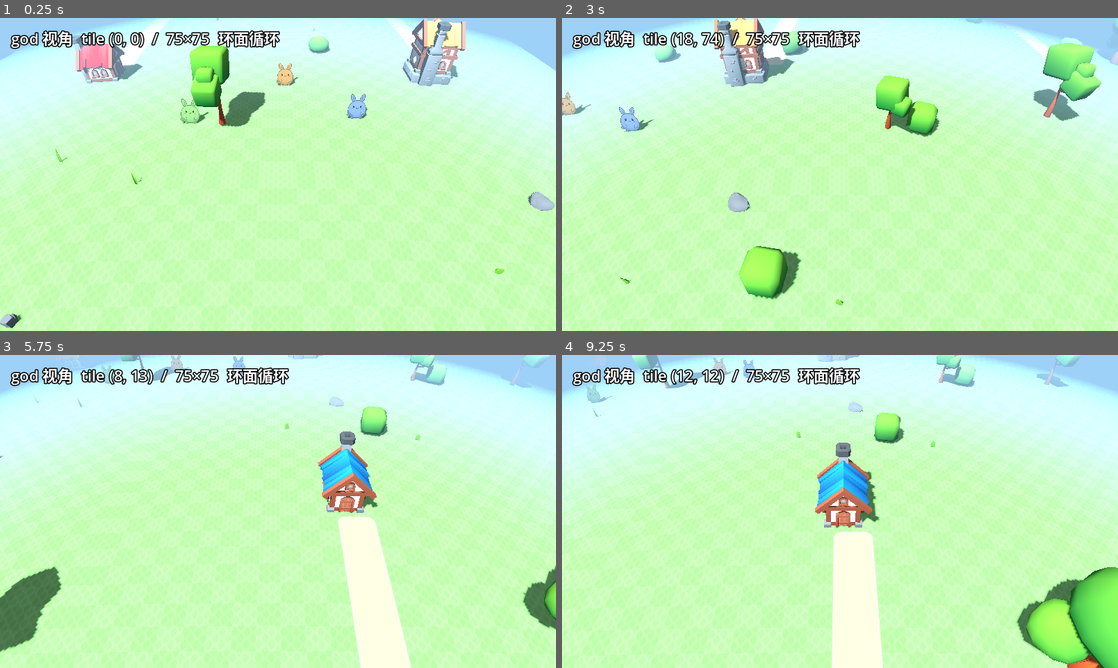
Above: before the commit, frames 1-4 (two rows, left to right).
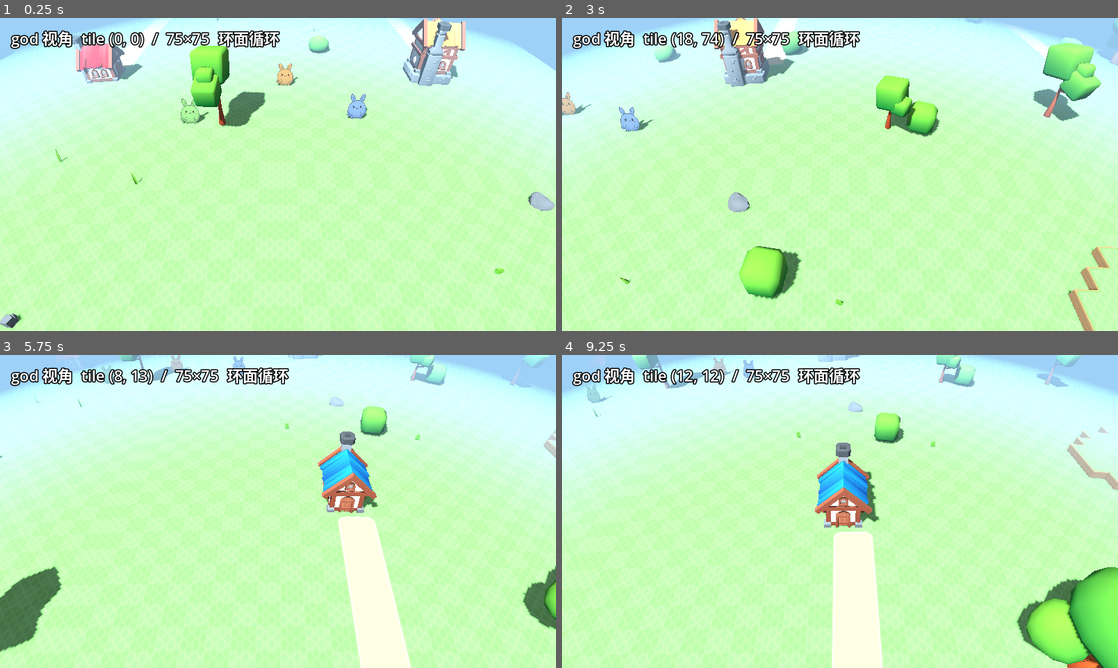
Above: after the commit, the same moments.

Repository: hoveychen/maliang
Game: Godot game, scene res://main.tscn
Same seed, same stepped clock (60 frames per second), same inputs: the game is played once before the commit and once after it.
Inputs (mouse positions are in pixels of both pictures, inside the frame that each line leads up to):
- Up to frame 1 (0.25 s): no input
- Up to frame 2 (3 s): tap Enter (ui_accept) at 0.5, 0.77, 2 s; move the mouse to (962, 158) at 0.52 s; hold Right (ui_right) 0.53-1.25 s; click (962, 158) at 0.67 s; drag from (728, 190) to (812, 237) at 1.27 s; move the mouse to (895, 105) at 2.02 s; hold Right (ui_right) 2.03-2.75 s; drag from (812, 237) to (673, 127) at 2.77 s
- Up to frame 3 (5.75 s): tap Enter (ui_accept) at 3.5, 3.77, 5 s; move the mouse to (444, 558) at 3.52 s; hold Left (ui_left) 3.53-4.25 s; drag from (111, 464) to (194, 433) at 4.27 s; move the mouse to (305, 511) at 5.02 s; hold Down (ui_down) from 5.03 s (still down); click (305, 511) at 5.17 s
- Up to frame 4 (9.25 s): release Down (ui_down) at 5.75 s; drag from (756, 433) to (728, 527) at 5.77 s; tap Enter (ui_accept) at 6.5, 6.77, 8 s; move the mouse to (962, 495) at 6.52 s; hold Up (ui_up) 6.53-7.25 s; drag from (728, 527) to (812, 574) at 7.27 s; move the mouse to (895, 442) at 8.02 s; hold Down (ui_down) 8.03-8.75 s; drag from (812, 574) to (673, 464) at 8.77 s

The runs differ from the first frame. In frame 2, 0.6% of the frame differs, in the area x 90-100%, y 73-100%; in frame 3, less than 0.1%; in frame 4, 0.4%.

Commit message:
feat(render): L3 高度台阶——tile 高度抬升地面、逐级崖壁 quad、悬崖边草皮 autotile
- TerrainMap.STEP_HEIGHT=1.0m；北部高地两级台地先行示范
- 草 tile 以「邻居高度≥我」掩码复用 corner autotile 选悬崖边 cell（深色草缘+土唇，小圆角）
- atlas 新增 4 行崖缘 + 1 行崖壁（横向地层带）
- 摆放吸附同步取 tile 高度，高地上的树不再沉地；角色/寻路仍走平地（按计划）

Diff:
--- a/scripts/chunk_manager.gd
+++ b/scripts/chunk_manager.gd
@@ -158,18 +158,31 @@
 		for i in range(CHUNK_TILES):
 			var t := base_tile + Vector2i(i, j)
 			var ttype := TerrainMap.tile_type(t)
+			var h := TerrainMap.tile_height(t)
+			var y := float(h) * TerrainMap.STEP_HEIGHT
 			var parity := posmod(t.x + t.y, 2)
-			var corners := PackedInt32Array([0, 0, 0, 0])  # 草地不看变体
+			# 角变体与取图类型：路/水走同类过渡；草地在有更低邻居时换悬崖边草皮
+			var uv_type := ttype
+			var corners := PackedInt32Array([0, 0, 0, 0])  # 平草地不看变体
 			if ttype != TerrainMap.T_GRASS:
 				var same := func(q: Vector2i) -> bool: return TerrainMap.tile_type(q) == ttype
 				corners = Autotile.corners_from_mask(Autotile.mask_of(t, same))
+			elif h > 0:
+				var not_lower := func(q: Vector2i) -> bool: return TerrainMap.tile_height(q) >= h
+				var mask := Autotile.mask_of(t, not_lower)
+				if mask != 255:
+					uv_type = TerrainAtlas.CLIFF_RIM
+					corners = Autotile.corners_from_mask(mask)
 			var x0 := -half + float(i) * WorldGrid.TILE_SIZE
 			var z0 := -half + float(j) * WorldGrid.TILE_SIZE
 			for c in range(4):
 				var cx := x0 + (half_tile if (c == Autotile.C_NE or c == Autotile.C_SE) else 0.0)
 				var cz := z0 + (half_tile if (c == Autotile.C_SW or c == Autotile.C_SE) else 0.0)
-				var r := TerrainAtlas.uv_rect(ttype, c, corners[c], parity)
-				_emit_quad(verts, norms, uvs, idx, cx, cz, half_tile, r)
+				var r := TerrainAtlas.uv_rect(uv_type, c, corners[c], parity)
+				_emit_quad(verts, norms, uvs, idx, cx, cz, y, half_tile, r)
+			# L3 侧壁：邻居更低的边，从邻居高度到本 tile 高度逐级发墙 quad
+			if h > 0:
+				_emit_walls(verts, norms, uvs, idx, t, h, x0, z0)
 	var arrays := []
 	arrays.resize(Mesh.ARRAY_MAX)
 	arrays[Mesh.ARRAY_VERTEX] = verts
@@ -182,12 +195,12 @@
 	return mesh
 
 ## 水平角 quad：NW/NE/SE/SW 顶点序，从上往下看顺时针（Godot 正面绕序）。
-func _emit_quad(verts: PackedVector3Array, norms: PackedVector3Array, uvs: PackedVector2Array, idx: PackedInt32Array, cx: float, cz: float, size: float, r: Rect2) -> void:
+func _emit_quad(verts: PackedVector3Array, norms: PackedVector3Array, uvs: PackedVector2Array, idx: PackedInt32Array, cx: float, cz: float, y: float, size: float, r: Rect2) -> void:
 	var b := verts.size()
-	verts.append(Vector3(cx, 0.0, cz))
-	verts.append(Vector3(cx + size, 0.0, cz))
-	verts.append(Vector3(cx + size, 0.0, cz + size))
-	verts.append(Vector3(cx, 0.0, cz + size))
+	verts.append(Vector3(cx, y, cz))
+	verts.append(Vector3(cx + size, y, cz))
+	verts.append(Vector3(cx + size, y, cz + size))
+	verts.append(Vector3(cx, y, cz + size))
 	for k in range(4):
 		norms.append(Vector3.UP)
 	uvs.append(r.position)
@@ -195,6 +208,40 @@
 	uvs.append(r.end)
 	uvs.append(Vector2(r.position.x, r.end.y))
 	idx.append_array(PackedInt32Array([b, b + 1, b + 2, b, b + 2, b + 3]))
+
+## tile 四边中「邻居更低」的边发竖直崖壁，一级台阶一个 quad（贴一格崖壁 cell）。
+## tile 局部范围 [x0, x0+2]×[z0, z0+2]，本 tile 高 h 级。
+func _emit_walls(verts: PackedVector3Array, norms: PackedVector3Array, uvs: PackedVector2Array, idx: PackedInt32Array, t: Vector2i, h: int, x0: float, z0: float) -> void:
+	var ts := WorldGrid.TILE_SIZE
+	var x1 := x0 + ts
+	var z1 := z0 + ts
+	# 每边：邻居偏移 / 墙面法线 / 从法线侧看去顺时针的上边两端点（a→b）
+	var sides := [
+		{ "n": Vector2i(0, 1), "normal": Vector3.BACK, "a": Vector3(x0, 0, z1), "b": Vector3(x1, 0, z1) },      # 南墙 +Z
+		{ "n": Vector2i(0, -1), "normal": Vector3.FORWARD, "a": Vector3(x1, 0, z0), "b": Vector3(x0, 0, z0) },  # 北墙 -Z
+		{ "n": Vector2i(1, 0), "normal": Vector3.RIGHT, "a": Vector3(x1, 0, z1), "b": Vector3(x1, 0, z0) },     # 东墙 +X
+		{ "n": Vector2i(-1, 0), "normal": Vector3.LEFT, "a": Vector3(x0, 0, z0), "b": Vector3(x0, 0, z1) },     # 西墙 -X
+	]
+	var wr := TerrainAtlas.wall_rect()
+	for s in sides:
+		var nh := TerrainMap.tile_height(t + s["n"])
+		for lvl in range(nh, h):
+			var y_top := float(lvl + 1) * TerrainMap.STEP_HEIGHT
+			var y_bot := float(lvl) * TerrainMap.STEP_HEIGHT
+			var a: Vector3 = s["a"]
+			var b_: Vector3 = s["b"]
+			var base := verts.size()
+			verts.append(Vector3(a.x, y_top, a.z))
+			verts.append(Vector3(b_.x, y_top, b_.z))
+			verts.append(Vector3(b_.x, y_bot, b_.z))
+			verts.append(Vector3(a.x, y_bot, a.z))
+			for k in range(4):
+				norms.append(s["normal"])
+			uvs.append(wr.position)
+			uvs.append(Vector2(wr.end.x, wr.position.y))
+			uvs.append(wr.end)
+			uvs.append(Vector2(wr.position.x, wr.end.y))
+			idx.append_array(PackedInt32Array([base, base + 1, base + 2, base, base + 2, base + 3]))
 
 ## 实例化 KayKit 场景：包裹 bend 材质 + 大裁剪边距（弯曲位移会超出原始 AABB）。
 func _spawn(parent: Node3D, scene: PackedScene, pos: Vector3, scale_f: float, yaw_deg: float) -> Node3D:
@@ -214,7 +261,7 @@
 	for k in range(count):
 		var hk := hash(Vector3i(wrapped.x + 97, wrapped.y, seed_h + k))
 		var ti := Vector2i(posmod(hk, CHUNK_TILES), posmod(hk / 1000, CHUNK_TILES))
-		var pos := _tile_local(ti)
+		var pos := _tile_local(ti, wrapped)
 		if Vector2(pos.x, pos.z).length() < CHUNK_WORLD * 0.14:
 			continue
 		if not _footprint_free(used, wrapped, ti, 0, false):
@@ -239,7 +286,7 @@
 			for dz in range(-reserve, reserve + 1):
 				for dx in range(-reserve, reserve + 1):
 					used[ti + Vector2i(dx, dz)] = true
-			_spawn(parent, scene, _tile_local(ti), scale_f, yaw_deg)
+			_spawn(parent, scene, _tile_local(ti, wrapped), scale_f, yaw_deg)
 			return
 
 ## 半径 r 的方形环上的 tile（r=0 只有中心），确定性顺序。
@@ -268,12 +315,13 @@
 				return false
 	return true
 
-## 区块内 tile 索引 → 区块局部坐标（tile 中心）。
-func _tile_local(ti: Vector2i) -> Vector3:
+## 区块内 tile 索引 → 区块局部坐标（tile 中心，y 抬到 tile 台阶高度）。
+func _tile_local(ti: Vector2i, wrapped: Vector2i) -> Vector3:
 	var half := CHUNK_WORLD * 0.5
+	var y := float(TerrainMap.tile_height(wrapped * CHUNK_TILES + ti)) * TerrainMap.STEP_HEIGHT
 	return Vector3(
 		-half + (float(ti.x) + 0.5) * WorldGrid.TILE_SIZE,
-		0.0,
+		y,
 		-half + (float(ti.y) + 0.5) * WorldGrid.TILE_SIZE)
 
 ## 村庄民居：KayKit 各色小屋（微缩模型放大到 ~6.5m，占地 3×3 tile）。
--- a/scripts/terrain_atlas.gd
+++ b/scripts/terrain_atlas.gd
@@ -8,21 +8,27 @@
 ##   row 0        草地（col 0/1 = 棋盘 parity 两种色深，与变体无关）
 ##   row 1..4     路  （行 = Autotile 角 NW/NE/SW/SE，列 = 变体）
 ##   row 5..8     水  （同上）
+##   row 9..12    悬崖边草皮（同上；「邻居更低」侧出深色草缘 + 土色崖唇）
+##   row 13       崖壁（col 0 一格，竖直墙 quad 用）
 ## 过渡 cell 统一按 NW 角绘制再镜像；grass 背景用中间色深（棋盘对比极低，接缝不可见）。
 
 const CELL := 32          ## cell 内容像素（半 tile = 1m → 32px/m）
 const GUTTER := 4
 const PITCH := CELL + GUTTER * 2
 const COLS := 5           ## Autotile.VARIANT_COUNT
-const ROWS := 9
+const ROWS := 14
 const W := COLS * PITCH   ## 200
-const H := ROWS * PITCH   ## 360
+const H := ROWS * PITCH   ## 560
+
+## uv_rect 的悬崖边"类型"码（排在 TerrainMap 三个真实类型之后）。
+const CLIFF_RIM := 3
 
 ## 过渡几何（px，cell 内容坐标系）：草边距 / 凸圆角半径 / 凹角半径 / 描边宽
 const MARGIN := 3.0
 const R_OUT := 24.0     ## 凸圆角近乎整个半 tile —— 动森式大圆角，斜向边界不出阶梯感
 const R_IN := MARGIN    ## 凹角草圆必须 = MARGIN 才与相邻 cell 的直边草条连续（更大会出豁口）
 const RIM := 3.0
+const R_OUT_CLIFF := 10.0  ## 悬崖凸角用小圆角：大圆角会在崖角剥出一大片土唇
 
 ## 调色板（烘焙色；动森感：亮草绿 + 沙土路 + 湖蓝）
 const GRASS_A := Color(0.545, 0.78, 0.47)
@@ -32,6 +38,10 @@
 const PATH_RIM := Color(0.95, 0.885, 0.68)
 const WATER_BODY := Color(0.36, 0.63, 0.86)
 const WATER_RIM := Color(0.92, 0.975, 1.0)
+const CLIFF_LIP := Color(0.66, 0.55, 0.38)   ## 崖顶土唇
+const CLIFF_RIM_GRASS := Color(0.44, 0.63, 0.37)  ## 崖缘深色草
+const WALL_BODY := Color(0.60, 0.49, 0.35)   ## 崖壁
+const WALL_BAND := Color(0.52, 0.42, 0.29)   ## 崖壁横向地层带
 
 static var _tex: ImageTexture = null
 
@@ -43,6 +53,7 @@
 	return _tex
 
 ## (类型, 角, 变体, 棋盘 parity) → atlas UV 矩形（cell 内容区，不含 gutter）。
+## type 除 TerrainMap 三类外还接受 CLIFF_RIM（悬崖边草皮）。
 static func uv_rect(type: int, corner: int, variant: int, parity: int) -> Rect2:
 	var col: int
 	var row: int
@@ -52,12 +63,23 @@
 	elif type == TerrainMap.T_PATH:
 		col = variant
 		row = 1 + corner
+	elif type == TerrainMap.T_WATER:
+		col = variant
+		row = 5 + corner
 	else:
 		col = variant
-		row = 5 + corner
+		row = 9 + corner
 	return Rect2(
 		float(col * PITCH + GUTTER) / float(W),
 		float(row * PITCH + GUTTER) / float(H),
+		float(CELL) / float(W),
+		float(CELL) / float(H))
+
+## 崖壁 cell 的 UV 矩形（竖直墙 quad 用，一格铺一级台阶）。
+static func wall_rect() -> Rect2:
+	return Rect2(
+		float(GUTTER) / float(W),
+		float(13 * PITCH + GUTTER) / float(H),
 		float(CELL) / float(W),
 		float(CELL) / float(H))
 
@@ -70,6 +92,8 @@
 		for variant in range(Autotile.VARIANT_COUNT):
 			_fill_cell(img, variant, 1 + corner, _transition_fn(corner, variant, false))
 			_fill_cell(img, variant, 5 + corner, _transition_fn(corner, variant, true))
+			_fill_cell(img, variant, 9 + corner, _cliff_fn(corner, variant))
+	_fill_cell(img, 0, 13, func(x: float, y: float) -> Color: return _wall_px(x, y))
 	return img
 
 ## 逐像素填 cell；gutter 用 clamp 到内容区采样 = 边缘外扩。
@@ -95,8 +119,21 @@
 			return WATER_RIM if water else PATH_RIM
 		return _water_px(x, y) if water else _path_px(x, y)
 
-## NW 规范角坐标下，到域边界的有符号距离（正 = 在路/水内）。
-static func _signed_dist(cx: float, cy: float, variant: int) -> float:
+## 悬崖边草皮 cell：域内 = 高地草面，域外（朝更低邻居一侧）= 崖唇土色，
+## 边界带 = 深色草缘。几何与路/水过渡同构，凸角用小半径。
+static func _cliff_fn(corner: int, variant: int) -> Callable:
+	return func(x: float, y: float) -> Color:
+		var cx := x if (corner == Autotile.C_NW or corner == Autotile.C_SW) else CELL - x
+		var cy := y if (corner == Autotile.C_NW or corner == Autotile.C_NE) else CELL - y
+		var d := _signed_dist(cx, cy, variant, R_OUT_CLIFF)
+		if d < 0.0:
+			return CLIFF_LIP
+		if d < RIM:
+			return CLIFF_RIM_GRASS
+		return _grass_px(x, y, GRASS_MID)
+
+## NW 规范角坐标下，到域边界的有符号距离（正 = 在路/水/高地内）。
+static func _signed_dist(cx: float, cy: float, variant: int, r_out := R_OUT) -> float:
 	match variant:
 		Autotile.V_FULL:
 			return 1e9
@@ -105,9 +142,9 @@
 		Autotile.V_EDGE_V:
 			return cx - MARGIN
 		Autotile.V_OUTER:
-			var c := MARGIN + R_OUT # 凸圆角：圆心 (c,c)，两直边 + 四分之一圆
+			var c := MARGIN + r_out # 凸圆角：圆心 (c,c)，两直边 + 四分之一圆
 			if cx < c and cy < c:
-				return R_OUT - Vector2(cx - c, cy - c).length()
+				return r_out - Vector2(cx - c, cy - c).length()
 			return minf(cx - MARGIN, cy - MARGIN)
 		_:
 			return Vector2(cx, cy).length() - R_IN  # V_INNER：外角点一小片草圆
@@ -140,6 +177,16 @@
 		c = WATER_BODY * 1.18
 	return c
 
+static func _wall_px(x: float, y: float) -> Color:
+	# 崖壁：土色 + 横向地层带（顶部一条亮檐，接崖唇）
+	if y < 3.0:
+		return CLIFF_LIP
+	var band := fmod(y + sin(x * 0.5) * 1.2, 11.0) < 2.5
+	var c := WALL_BAND if band else WALL_BODY
+	if _hash2(int(x), int(y)) % 19 == 0:
+		c = WALL_BODY * 1.08
+	return c
+
 static func _hash2(x: int, y: int) -> int:
 	var h := x * 73856093 ^ y * 19349663
 	h = (h ^ (h >> 13)) * 1274126177
--- a/scripts/terrain_map.gd
+++ b/scripts/terrain_map.gd
@@ -13,6 +13,7 @@
 const T_PATH := 1
 const T_WATER := 2
 const MAX_HEIGHT := 2
+const STEP_HEIGHT := 1.0  ## 每级台阶的世界高度（米）；渲染层用，逻辑/寻路暂仍走平地
 
 static var _types := PackedByteArray()
 static var _heights := PackedByteArray()
--- a/test/test_terrain_atlas.gd
+++ b/test/test_terrain_atlas.gd
@@ -37,10 +37,19 @@
 	var foam := _probe(img, TerrainMap.T_WATER, Autotile.C_NW, Autotile.V_EDGE_H, 16.0, TerrainAtlas.MARGIN + 1.5)
 	fails += _check("water foam white", 1 if (foam.r > 0.85 and foam.b > 0.9) else 0, 1)
 
+	# 悬崖边草皮：外缘是土唇，内里是草；崖壁 cell 是土色
+	var lip := _probe(img, TerrainAtlas.CLIFF_RIM, Autotile.C_NW, Autotile.V_EDGE_H, 16.0, 1.0)
+	fails += _check("cliff lip dirt", 1 if (lip.r > lip.b and lip.r > 0.5) else 0, 1)
+	var top := _probe(img, TerrainAtlas.CLIFF_RIM, Autotile.C_NW, Autotile.V_EDGE_H, 16.0, 24.0)
+	fails += _check("cliff top grass", 1 if (top.g > top.r) else 0, 1)
+	var wallr := TerrainAtlas.wall_rect()
+	var wallc := img.get_pixel(int(wallr.position.x * TerrainAtlas.W + 16.0), int(wallr.position.y * TerrainAtlas.H + 16.0))
+	fails += _check("wall dirt", 1 if (wallc.r > wallc.b and wallc.r > 0.4) else 0, 1)
+
 	# uv_rect 都在 [0,1] 且互不重叠（抽查全组合的中心点唯一性）
 	var centers := {}
 	var overlap := 0
-	for ty in [TerrainMap.T_PATH, TerrainMap.T_WATER]:
+	for ty in [TerrainMap.T_PATH, TerrainMap.T_WATER, TerrainAtlas.CLIFF_RIM]:
 		for c in range(4):
 			for v in range(Autotile.VARIANT_COUNT):
 				var r := TerrainAtlas.uv_rect(ty, c, v, 0)
